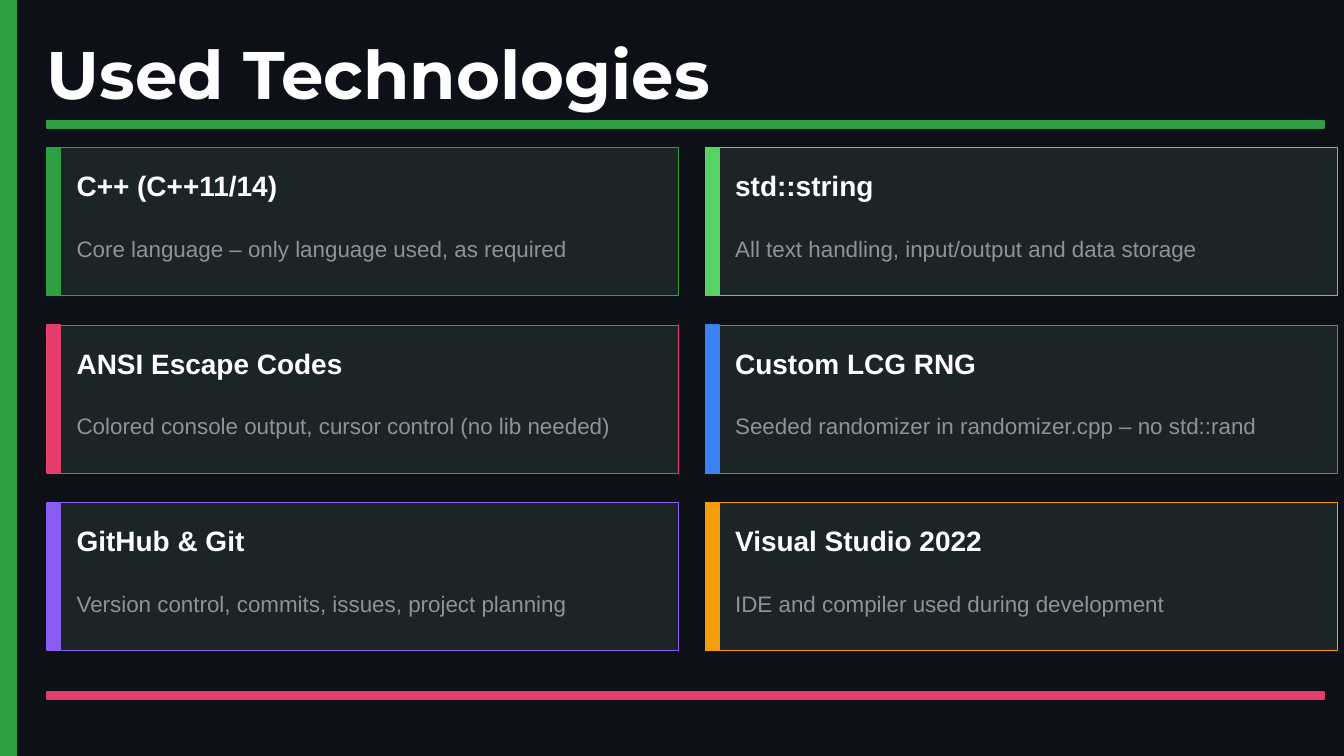
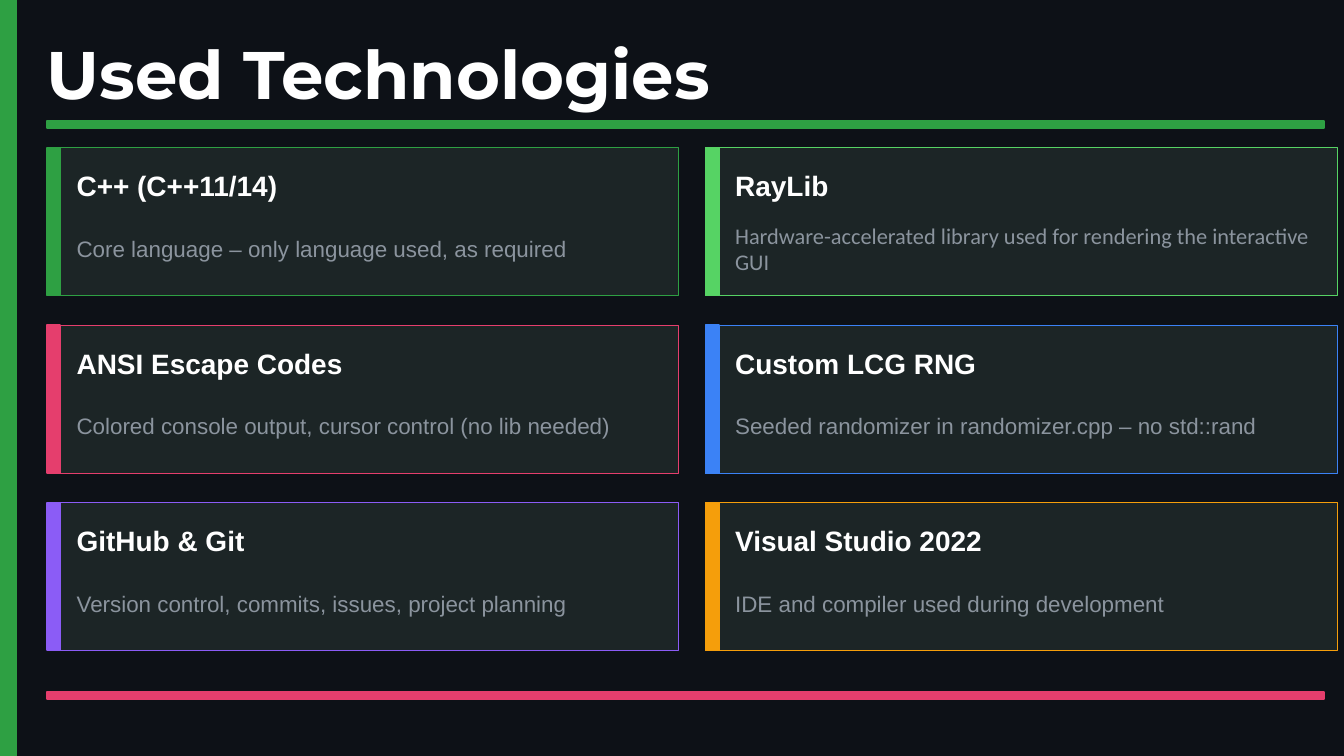
Before and after one commit to MGIliev24/NSS, a slide deck: slide 5 of documentation/presentation.pptx. Drawn at 1344x756 pixels with LibreOffice and Linux fonts; fonts in the diff are those of the drawing. Boxes give left, top, right and bottom in pixels: in the first picture for what was removed or moved away, otherwise in the second. Text is boxed around its words. In the diff, an @@ line names an element or a change of style, - is before the commit and + after.

```diff
--- a/documentation/presentation.pptx
+++ b/documentation/presentation.pptx
@@ text at [735,175,828,201]: text changed @@
-std::string
+RayLib
@@ text at [735,228,1308,270]: text changed; font Arial to Calibri @@
-All text handling, input/output and data storage
+Hardware-accelerated library used for rendering the interactive GUI
```
Also in this commit, not shown: 1 other slide changed, 1 other file.
